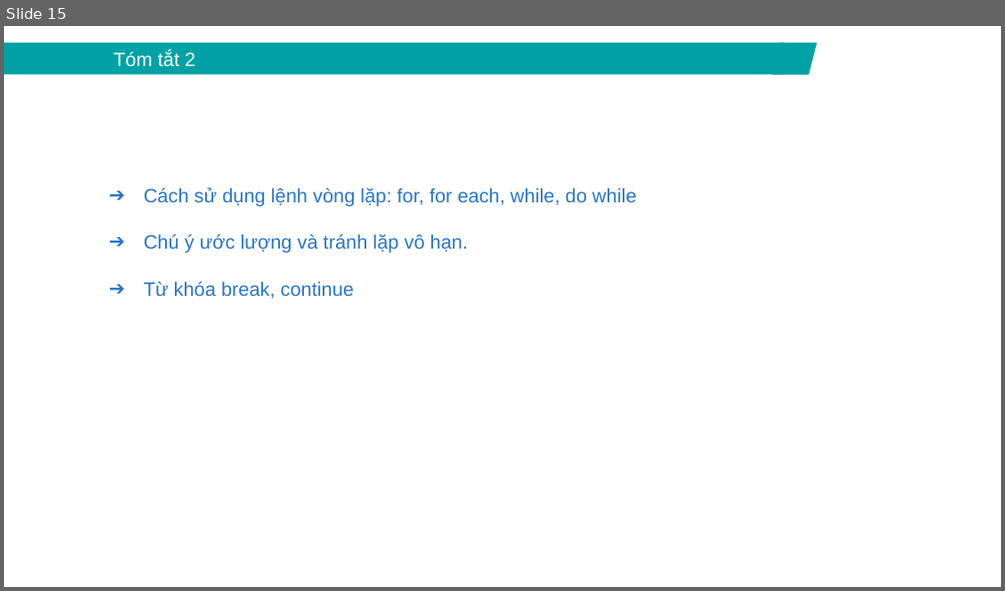
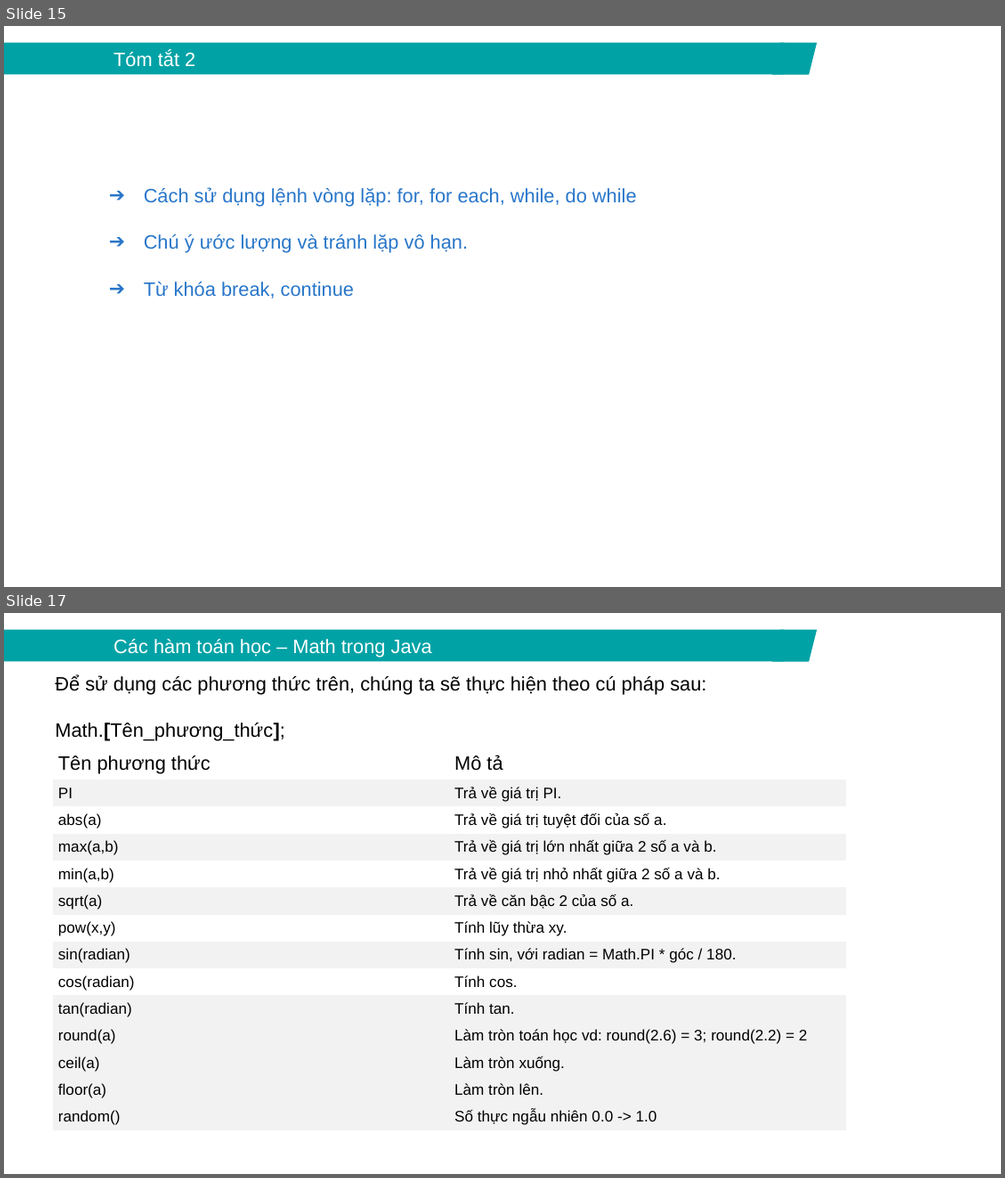
Before and after one commit to cuongpqfit/Java_10.1.2023, a slide deck: documents/Lesson 3 - Loop,Condition.pptx. Shown one above the other, each under a label of ours: slide 15 before the commit, slides 15 and 17 after it; the slides between them are not shown. The pictures are 1005x591 and 1005x1178 pixels, drawn with LibreOffice and Linux fonts; fonts in the diff are those of the drawing. Boxes give left, top, right and bottom in pixels: in the first picture for what was removed or moved away, otherwise in the second. Text is boxed around its words. In the diff, an @@ line names an element or a change of style, - is before the commit and + after.

Commit message:
Java lesson 3

```diff
--- a/documents/Lesson 3 - Loop,Condition.pptx
+++ b/documents/Lesson 3 - Loop,Condition.pptx
@@ slide 17 added at [4,613,1001,1174], background #FFFFFF @@
@@ rectangle added at [4,630,784,662], fill #01A2A6, 14 pt, text #FFFFFF @@
+Các hàm toán học – Math trong Java
@@ parallelogram added at [771,630,817,662], fill #01A2A6 @@
@@ text added at [55,675,706,741], 14 pt, text #000000 @@
+Để sử dụng các phương thức trên, chúng ta sẽ thực hiện theo cú pháp sau:
+Math.[Tên_phương_thức];
@@ table added at [53,747,846,1148], 14 rows, 2 columns @@
+Tên phương thức | Mô tả
+PI | Trả về giá trị PI.
+abs(a) | Trả về giá trị tuyệt đối của số a.
+max(a,b) | Trả về giá trị lớn nhất giữa 2 số a và b.
+min(a,b) | Trả về giá trị nhỏ nhất giữa 2 số a và b.
+sqrt(a) | Trả về căn bậc 2 của số a.
+pow(x,y) | Tính lũy thừa xy.
+sin(radian) | Tính sin, với radian = Math.PI * góc / 180.
+cos(radian) | Tính cos.
+tan(radian) | Tính tan.
+round(a) | Làm tròn toán học vd: round(2.6) = 3; round(2.2) = 2
+ceil(a) | Làm tròn xuống.
+floor(a) | Làm tròn lên.
+random() | Số thực ngẫu nhiên 0.0 -> 1.0
```
Also in this commit, not shown: 2 slides changed, 1 other slide added, 6 other files.
